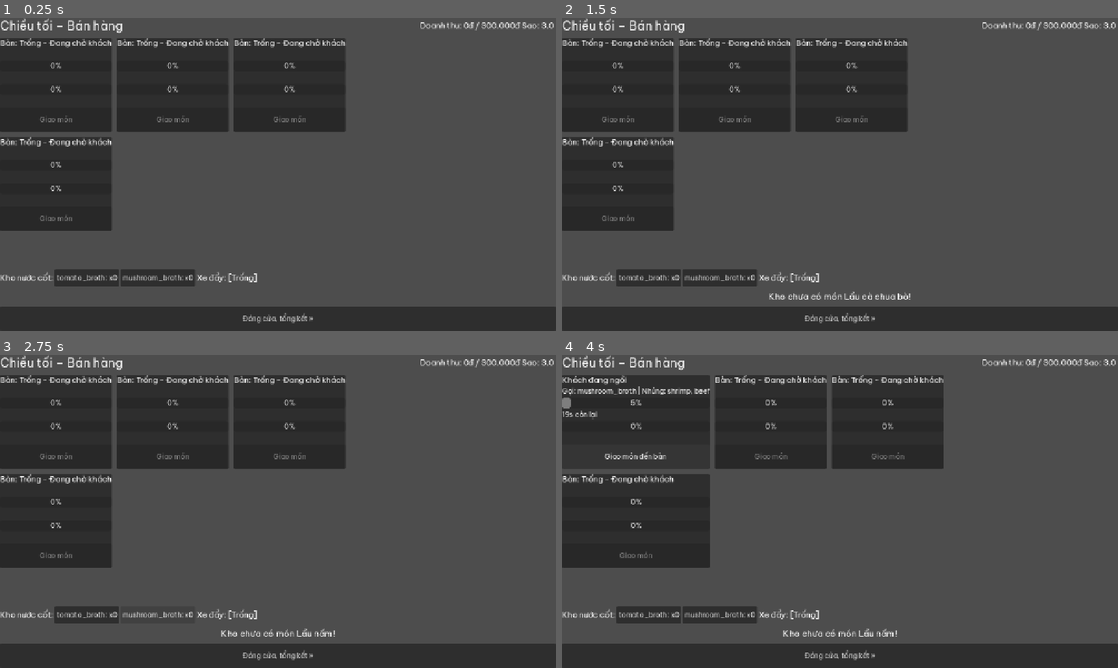
Above: before the commit, frames 1-4 (two rows, left to right).
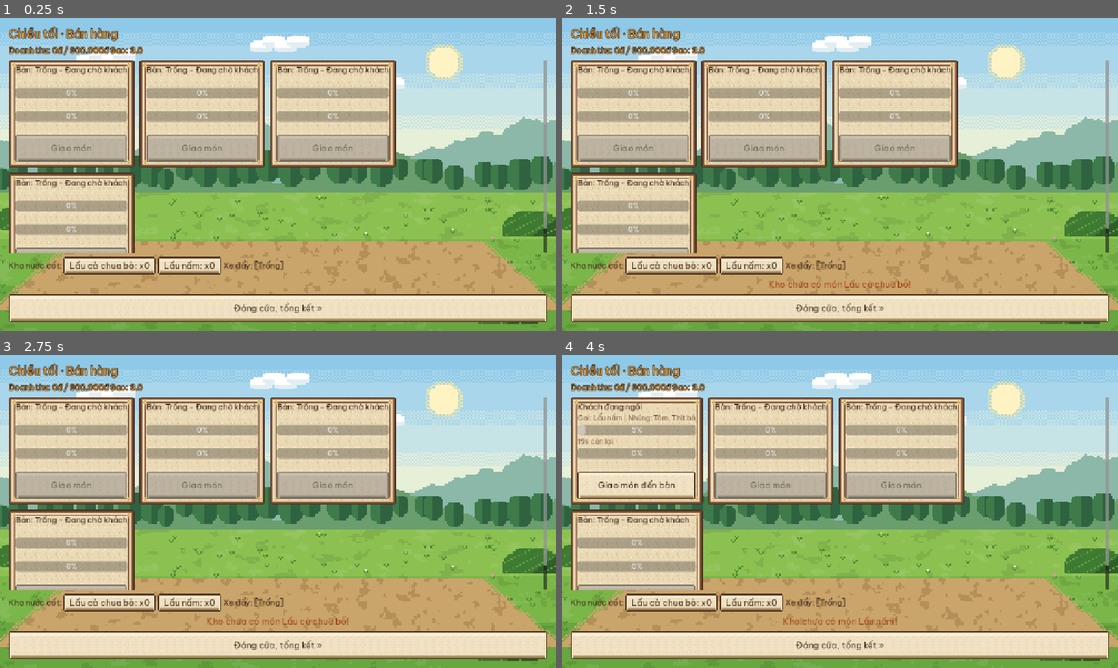
Above: after the commit, the same moments.

Repository: Znoywho/HotPot_SUNSUT
Game: Godot game, scene res://scenes/sell/sell_phase.tscn
The game is run twice, just before and just after one commit, with the same random seed, the same clock (stepped at 60 frames per second) and the same inputs. This scene is started directly instead of the project's main scene.
Inputs (mouse positions are in pixels of both pictures, inside the frame that each line leads up to):
- Up to frame 1 (0.25 s): no input
- Up to frame 2 (1.5 s): click (650, 277) at 0.5 s, where only the run before the commit has a clickable "tomato_broth: x0"; click (673, 265) at 1.25 s, where only the run after the commit has a clickable "Lẩu cà chua bò: x0"
- Up to frame 3 (2.75 s): click (155, 614) at 2 s, where only the run before the commit has a clickable "mushroom_broth: x0"
- Up to frame 4 (4 s): click (751, 602) at 2.75 s, where only the run after the commit has a clickable "Lẩu nấm: x0"; click "Giao món đến bàn" at 3.5 s

The runs differ from the first frame. In frame 1, 100% of the frame differs, in the area x 0-100%, y 0-100%; in frame 2, 100%; in frame 3, 100%; in frame 4, 100%.

Commit message:
feat(sell): dong bo phong cach nha hang voi HuntUI va tieng Viet co dau

Diff:
--- a/scenes/sell/sell_phase.gd
+++ b/scenes/sell/sell_phase.gd
@@ -45,26 +45,29 @@
 
 
 func _build_ui() -> void:
+	add_child(HuntUI.background())
+	var margin := MarginContainer.new()
+	margin.set_anchors_and_offsets_preset(Control.PRESET_FULL_RECT)
+	margin.add_theme_constant_override("margin_left", 20)
+	margin.add_theme_constant_override("margin_right", 20)
+	margin.add_theme_constant_override("margin_top", 20)
+	margin.add_theme_constant_override("margin_bottom", 20)
+	add_child(margin)
+
 	var root := VBoxContainer.new()
-	root.set_anchors_and_offsets_preset(Control.PRESET_FULL_RECT)
 	root.add_theme_constant_override("separation", 10)
-	add_child(root)
+	margin.add_child(root)
+
+	var title := HuntUI.outlined_label("Chiều tối · Bán hàng", 26, HuntUI.GOLD)
+	root.add_child(title)
 
 	var header := HBoxContainer.new()
 	root.add_child(header)
-	var title := Label.new()
-	title.text = "Chiều tối – Bán hàng"
-	title.add_theme_font_size_override("font_size", 28)
-	title.size_flags_horizontal = Control.SIZE_EXPAND_FILL
-	header.add_child(title)
-	_revenue_label = Label.new()
-	_revenue_label.add_theme_font_size_override("font_size", 18)
+	_revenue_label = HuntUI.outlined_label("", 18, HuntUI.GOLD)
 	header.add_child(_revenue_label)
-	_stars_label = Label.new()
-	_stars_label.add_theme_font_size_override("font_size", 18)
+	_stars_label = HuntUI.outlined_label("", 18, HuntUI.GOLD)
 	header.add_child(_stars_label)
-	_timer_label = Label.new()
-	_timer_label.add_theme_font_size_override("font_size", 18)
+	_timer_label = HuntUI.outlined_label("", 18, HuntUI.GOLD)
 	header.add_child(_timer_label)
 
 	var scroll := ScrollContainer.new()
@@ -80,25 +83,18 @@
 
 	var cart_bar := HBoxContainer.new()
 	root.add_child(cart_bar)
-	var inv_label := Label.new()
-	inv_label.text = "Kho nước cốt:"
-	inv_label.add_theme_font_size_override("font_size", 18)
+	var inv_label := HuntUI.label("Kho nước cốt:", 18, HuntUI.INK)
 	cart_bar.add_child(inv_label)
 	_inventory_box = HBoxContainer.new()
 	cart_bar.add_child(_inventory_box)
-	_cart_label = Label.new()
-	_cart_label.text = "Xe đẩy: [Trống]"
-	_cart_label.add_theme_font_size_override("font_size", 18)
+	_cart_label = HuntUI.label("Xe đẩy: [Trống]", 18, HuntUI.INK)
 	cart_bar.add_child(_cart_label)
 
-	_notification_label = Label.new()
-	_notification_label.add_theme_font_size_override("font_size", 20)
+	_notification_label = HuntUI.label("", 20, HuntUI.RUST)
 	_notification_label.horizontal_alignment = HORIZONTAL_ALIGNMENT_CENTER
 	root.add_child(_notification_label)
 
-	var footer := Button.new()
-	footer.text = "Đóng cửa, tổng kết »"
-	footer.custom_minimum_size = Vector2(0, 56)
+	var footer := HuntUI.button("Đóng cửa, tổng kết »")
 	footer.pressed.connect(DayManager.next_phase)
 	root.add_child(footer)
 
@@ -115,34 +111,29 @@
 
 		var card := PanelContainer.new()
 		card.custom_minimum_size = Vector2(240, 180)
+		card.add_theme_stylebox_override("panel", HuntUI.paper_style("paper_card"))
 		var vbox := VBoxContainer.new()
 		card.add_child(vbox)
 
-		var status := Label.new()
-		status.add_theme_font_size_override("font_size", 18)
+		var status := HuntUI.label("", 18, HuntUI.INK)
 		vbox.add_child(status)
 
-		var order_lbl := Label.new()
-		order_lbl.add_theme_font_size_override("font_size", 16)
+		var order_lbl := HuntUI.label("", 16, HuntUI.INK_SOFT)
 		vbox.add_child(order_lbl)
 
 		var wait_bar := ProgressBar.new()
 		wait_bar.custom_minimum_size = Vector2(0, 20)
 		vbox.add_child(wait_bar)
-		var wait_time_lbl := Label.new()
-		wait_time_lbl.add_theme_font_size_override("font_size", 16)
+		var wait_time_lbl := HuntUI.label("", 16, HuntUI.INK_SOFT)
 		vbox.add_child(wait_time_lbl)
 
 		var eat_bar := ProgressBar.new()
 		eat_bar.custom_minimum_size = Vector2(0, 20)
 		vbox.add_child(eat_bar)
-		var eat_time_lbl := Label.new()
-		eat_time_lbl.add_theme_font_size_override("font_size", 16)
+		var eat_time_lbl := HuntUI.label("", 16, HuntUI.INK_SOFT)
 		vbox.add_child(eat_time_lbl)
 
-		var serve_btn := Button.new()
-		serve_btn.text = "Giao món"
-		serve_btn.custom_minimum_size = Vector2(0, 56)
+		var serve_btn := HuntUI.button("Giao món đến bàn")
 		serve_btn.pressed.connect(_serve_table.bind(table))
 		vbox.add_child(serve_btn)
 
@@ -159,8 +150,8 @@
 		})
 	log_line_safe("Quán có %d bàn." % GameState.tables_floor1)
 	for broth in Database.broths_for_day(GameState.day):
-		var btn := Button.new()
-		btn.custom_minimum_size = Vector2(0, 40)
+		var btn := HuntUI.button(broth.display_name)
+		btn.custom_minimum_size = Vector2(120, 40)
 		btn.pressed.connect(_pick_to_cart.bind(broth.id))
 		_inventory_box.add_child(btn)
 		_inventory_buttons.append(btn)
@@ -271,7 +262,8 @@
 	for i in _inventory_ids.size():
 		var id := _inventory_ids[i]
 		var btn := _inventory_buttons[i]
-		btn.text = "%s: x%d" % [id, GameState.get_broth_count(id)]
+		var broth := Database.get_broth(id)
+		btn.text = "%s: x%d" % [broth.display_name if broth else id, GameState.get_broth_count(id)]
 	for ui in _table_ui:
 		var table: TableNode = ui["table"]
 		var status: Label = ui["status"]
@@ -291,8 +283,12 @@
 			serve_btn.disabled = true
 			serve_btn.text = "Giao món"
 		elif table.state == TableNode.State.WAITING_ORDER:
+			var broth := Database.get_broth(table.order_broth_id)
 			status.text = "Khách đang ngồi"
-			order_lbl.text = "Gọi: %s | Nhúng: %s" % [table.order_broth_id, ", ".join(table.side_items)]
+			var side_names: Array[String] = []
+			for id in table.side_items:
+				side_names.append(GameState.item_display_name(id))
+			order_lbl.text = "Gọi: %s | Nhúng: %s" % [broth.display_name if broth else table.order_broth_id, ", ".join(side_names)]
 			var rem := table.customer.remaining_time() if table.customer else 0.0
 			wait_bar.value = 100.0 * (1.0 - rem / CUSTOMER_WAIT)
 			wait_time_lbl.text = "%.0fs còn lại" % rem
@@ -301,8 +297,9 @@
 			serve_btn.disabled = false
 			serve_btn.text = "Giao món đến bàn"
 		elif table.state == TableNode.State.EATING:
+			var broth := Database.get_broth(table.order_broth_id)
 			status.text = "Khách đang thưởng thức lẩu..."
-			order_lbl.text = table.order_broth_id
+			order_lbl.text = broth.display_name if broth else table.order_broth_id
 			wait_bar.value = 100
 			wait_time_lbl.text = ""
 			var erem := table.eating_remaining()
